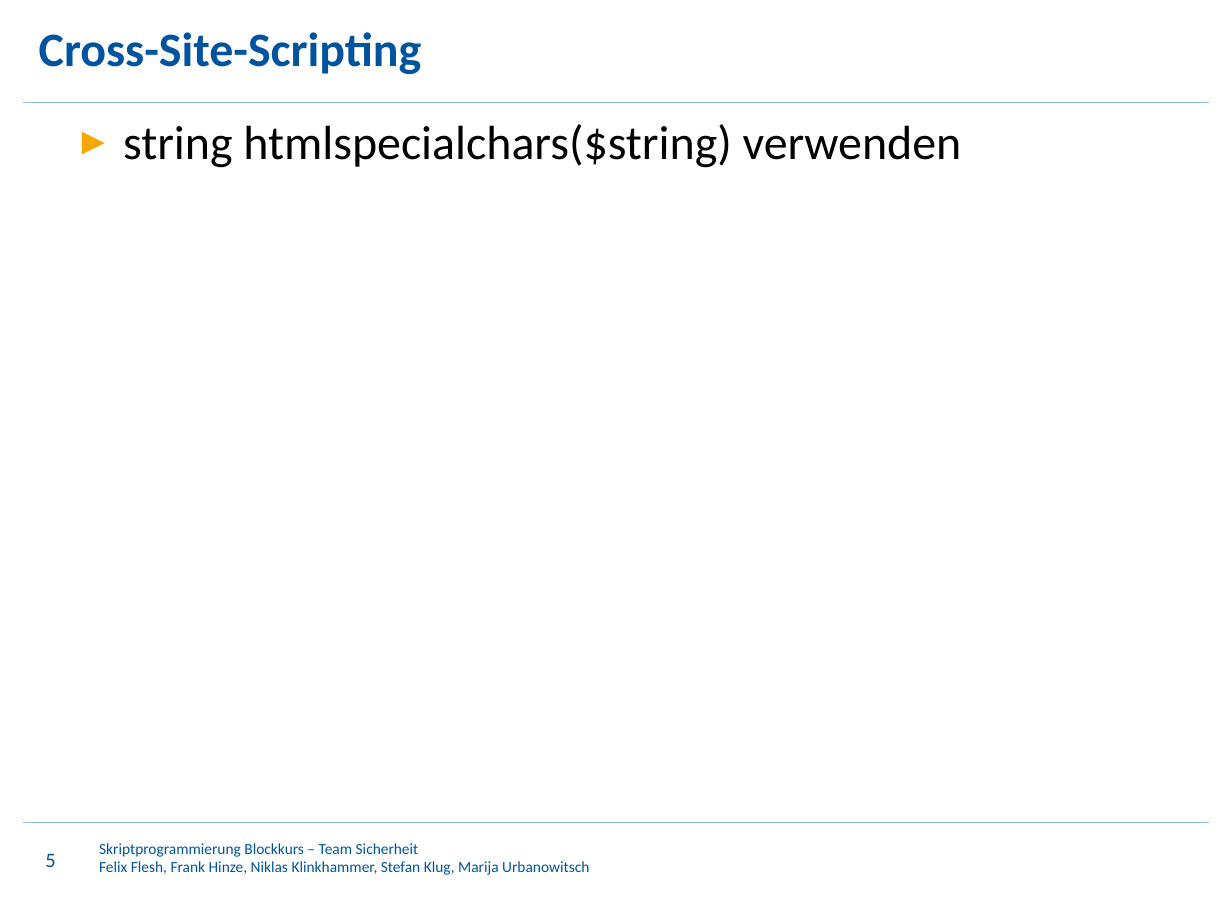
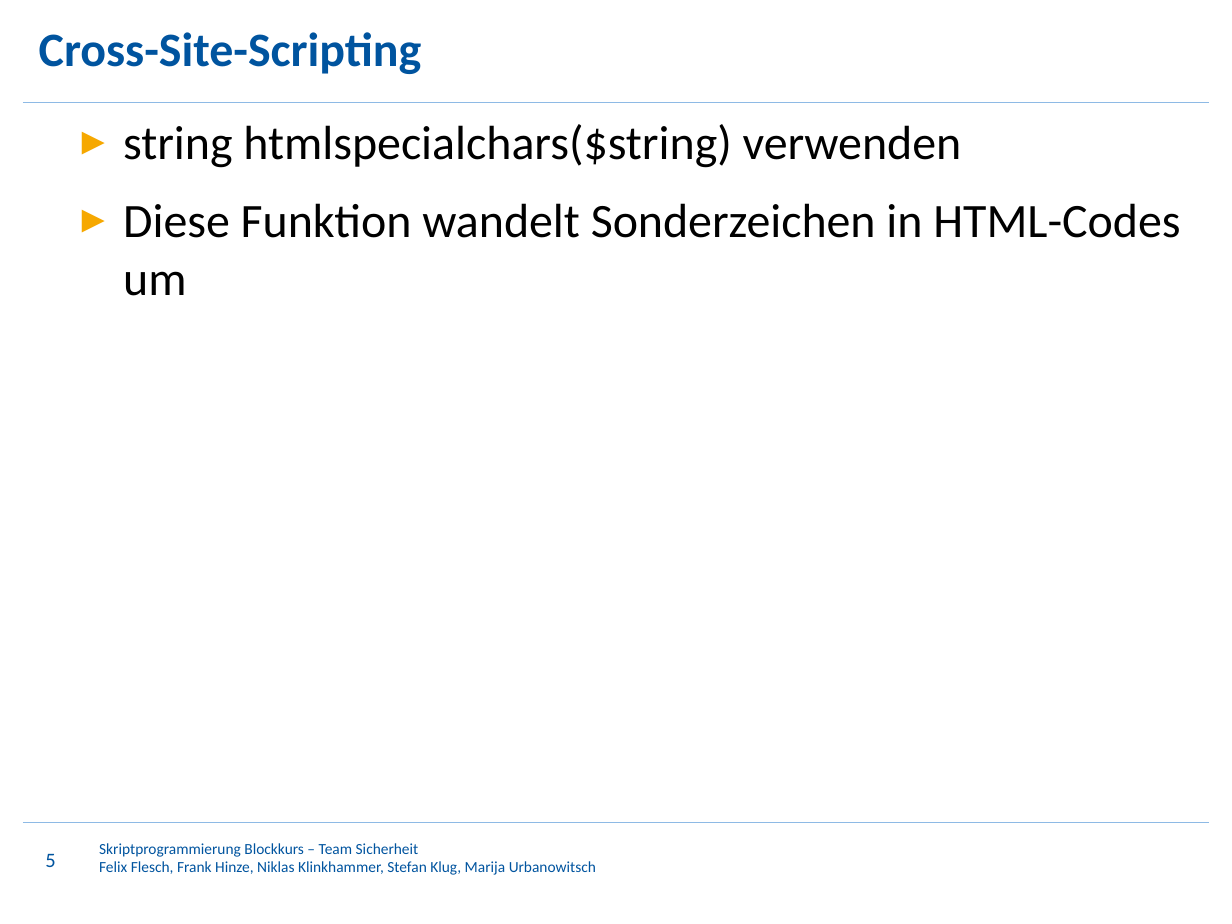
Before and after one commit to StKlug/SkriptprogrammierungBrowserspiel, a slide deck: slide 5 of Praesentation.pptx. Drawn at 1232x924 pixels with LibreOffice and Linux fonts; fonts in the diff are those of the drawing. Boxes give left, top, right and bottom in pixels: in the first picture for what was removed or moved away, otherwise in the second. Text is boxed around its words. In the diff, an @@ line names an element or a change of style, - is before the commit and + after.

```diff
--- a/Praesentation.pptx
+++ b/Praesentation.pptx
@@ text at [123, 203, 1180, 296]: paragraph added @@
+► Diese Funktion wandelt Sonderzeichen in HTML-Codes um
@@ text at [99, 861, 596, 875]: text changed @@
-Felix Flesh, Frank Hinze, Niklas Klinkhammer, Stefan Klug, Marija Urbanowitsch
+Felix Flesch, Frank Hinze, Niklas Klinkhammer, Stefan Klug, Marija Urbanowitsch
```
Also in this commit, not shown: 5 other slides changed, 1 other file.
